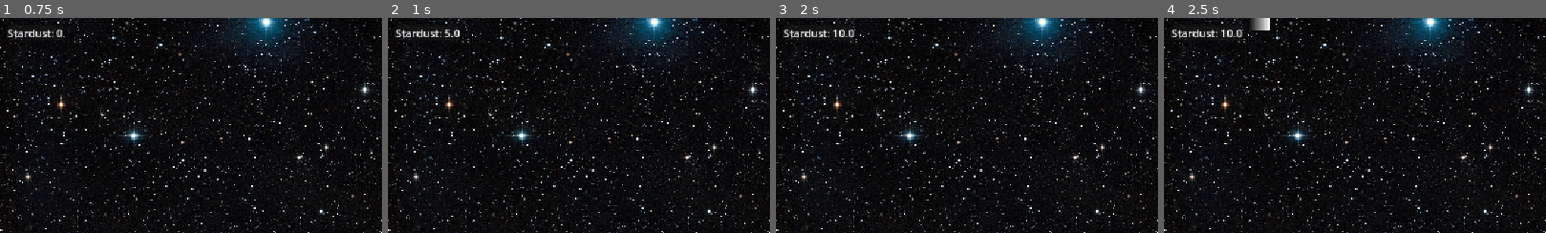
Above: before the commit, frames 1-4 (left to right).
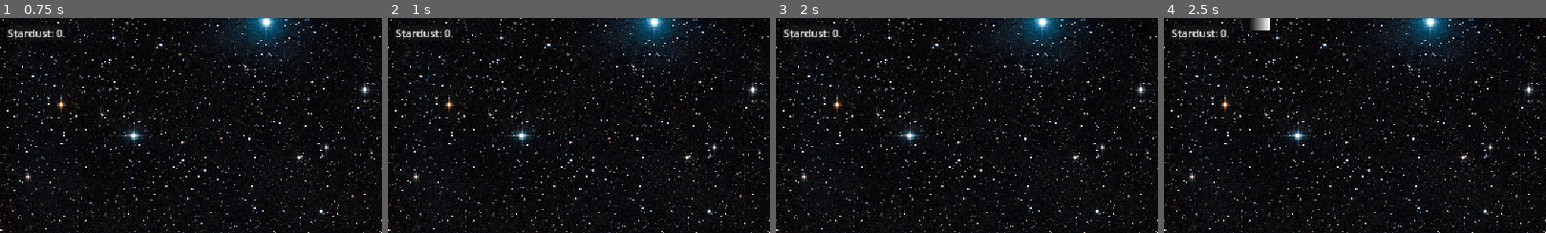
Above: after the commit, the same moments.

Repository: SteveJaws/space-idle-game
Game: Godot game, scene res://Scenes/main.tscn
The game is run twice, just before and just after one commit, with the same random seed, the same clock (stepped at 60 frames per second) and the same inputs.
Inputs (mouse positions are % of the whole screen's width and height, from its top left):
- Up to frame 1 (0.75 s): tap Enter at 0.5 s; move the mouse to (72, 45) at 0.52 s; click (72, 45) at 0.67 s
- Up to frame 2 (1 s): no input
- Up to frame 3 (2 s): tap Space at 1.25 s; move the mouse to (30, 55) at 1.27 s; click (30, 55) at 1.42 s
- Up to frame 4 (2.5 s): tap Enter at 2 s; move the mouse to (60, 28) at 2.02 s; click (60, 28) at 2.17 s
The pictures show only the part of the screen within x 0-50%, y 0-50%; the shares and areas given below are measured in that part.

Frame 1 is identical in both runs. In frame 2, 0.1% of the frame differs, in the area x 14-19%, y 5-9%; in frame 3, 0.2%, in the area x 14-21%, y 4-10%; in frame 4, 0.2%.
Error after the commit: Parse Error: Identifier "ditwerktnogniet" not declared in the current scope. (res://Scripts/Classes/player_data.gd:17)

Commit message:
Done for the first day

Diff:
--- a/Scripts/Classes/player_data.gd
+++ b/Scripts/Classes/player_data.gd
@@ -14,7 +14,9 @@
 	currency_amount += snappedf(amount, 0.01);
 
 func upgrade_stardust_per_time(levelsUp: int) -> void:
+	ditwerktnogniet
 	stardustPerTime += upgradeData.stardustPerSecondMultiplier  * levelsUp;
 
 func upgrade_comet_stardust_per_time(levelsUp: int) -> void:
+	ditwerktnogniet
 	cometStardustPerTime += upgradeData.cometStardustAmountMultiplier * levelsUp;
